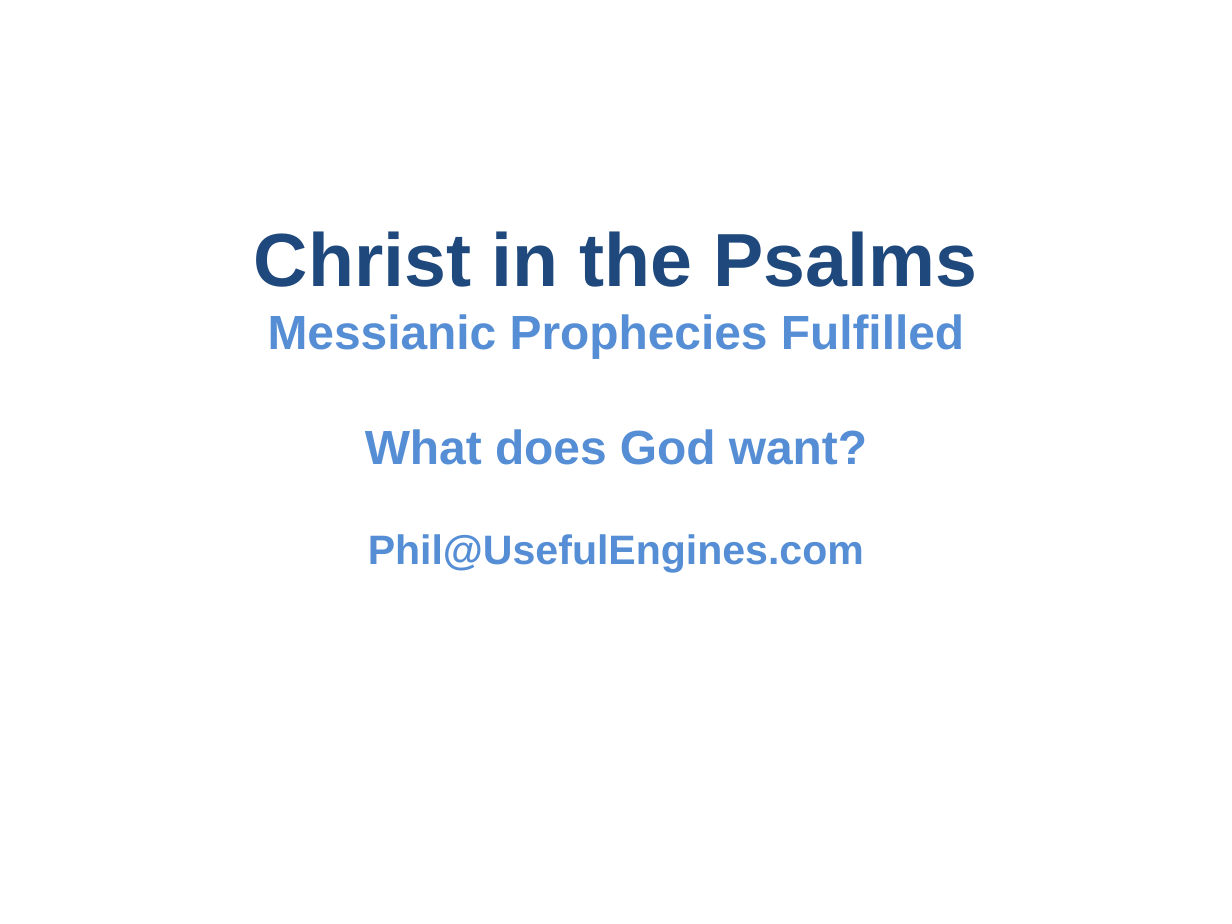
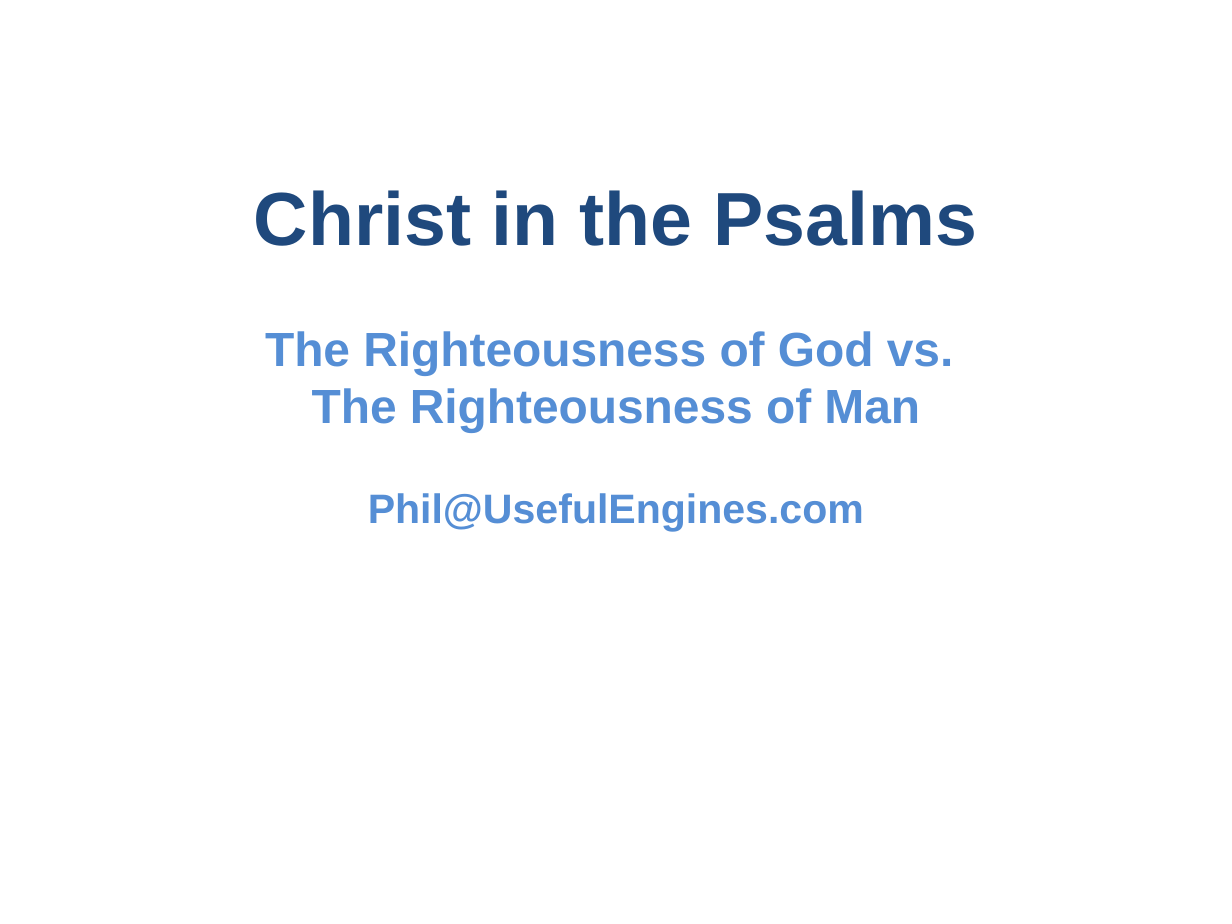
Before and after one commit to UsefulEngines/EvangelismPublic, a slide deck: slide 1 of 2024-Q4/2024-11-03/2024-11-03-Psalms.pptx. Drawn at 1232x924 pixels with LibreOffice and Linux fonts; fonts in the diff are those of the drawing. Boxes give left, top, right and bottom in pixels: in the first picture for what was removed or moved away, otherwise in the second. Text is boxed around its words. In the diff, an @@ line names an element or a change of style, - is before the commit and + after.

```diff
--- a/2024-Q4/2024-11-03/2024-11-03-Psalms.pptx
+++ b/2024-Q4/2024-11-03/2024-11-03-Psalms.pptx
@@ text "Christ in the Psalms": place and size @@
-text "Christ in the Psalms" at [254,231,977,573]
+text "Christ in the Psalms" at [254,190,977,531]
@@ text at [265,331,954,432]: text changed @@
-Messianic Prophecies Fulfilled
-What does God want?
+The Righteousness of God vs.
+The Righteousness of Man
```
Also in this commit, not shown: 3 other slides changed, 3 slides added, 3 slides removed, 1 other file.
